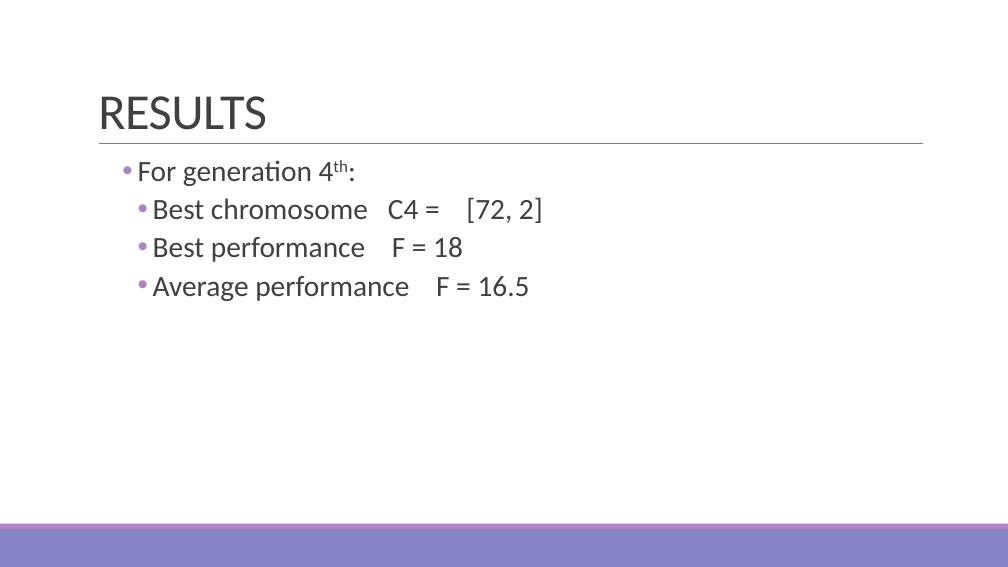
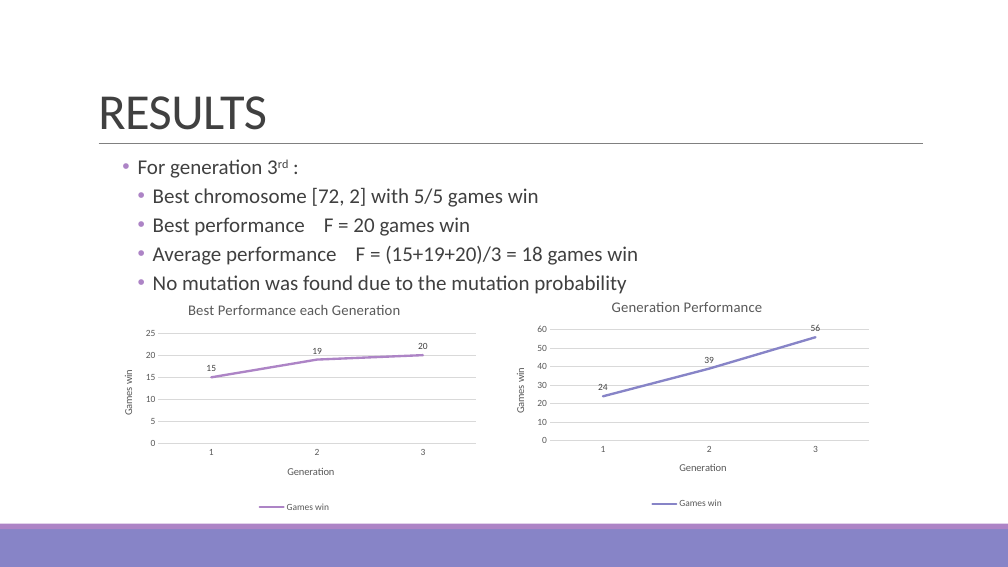
Before and after one commit to hauha46/Sim_Game, a slide deck: slide 10 of SIM GAME_GA.pptx (slide 11 before the commit). Drawn at 1008x567 pixels with LibreOffice and Linux fonts; fonts in the diff are those of the drawing. Boxes give left, top, right and bottom in pixels: in the first picture for what was removed or moved away, otherwise in the second. Text is boxed around its words. In the diff, an @@ line names an element or a change of style, - is before the commit and + after.

```diff
--- a/SIM GAME_GA.pptx
+++ b/SIM GAME_GA.pptx
@@ text at (138, 159, 638, 294): text changed; size 28 to 20 pt @@
-    • For generation 4th:
-      • Best chromosome C4 = [72, 2]
-      • Best performance F = 18
-      • Average performance F = 16.5
+    • For generation 3rd :
+      • Best chromosome [72, 2] with 5/5 games win
+      • Best performance F = 20 games win
+      • Average performance F = (15+19+20)/3 = 18 games win
+      • No mutation was found due to the mutation probability
@@ line chart added at (105, 289, 483, 516) @@
+title "Best Performance each Generation "
+categories: 1, 2, 3
+Games win: 15, 19, 20
@@ line chart added at (498, 286, 876, 513) @@
+title "Generation Performance "
+categories: 1, 2, 3
+Games win: 24, 39, 56
```
Also in this commit, not shown: 4 other slides changed, 1 slide removed.
